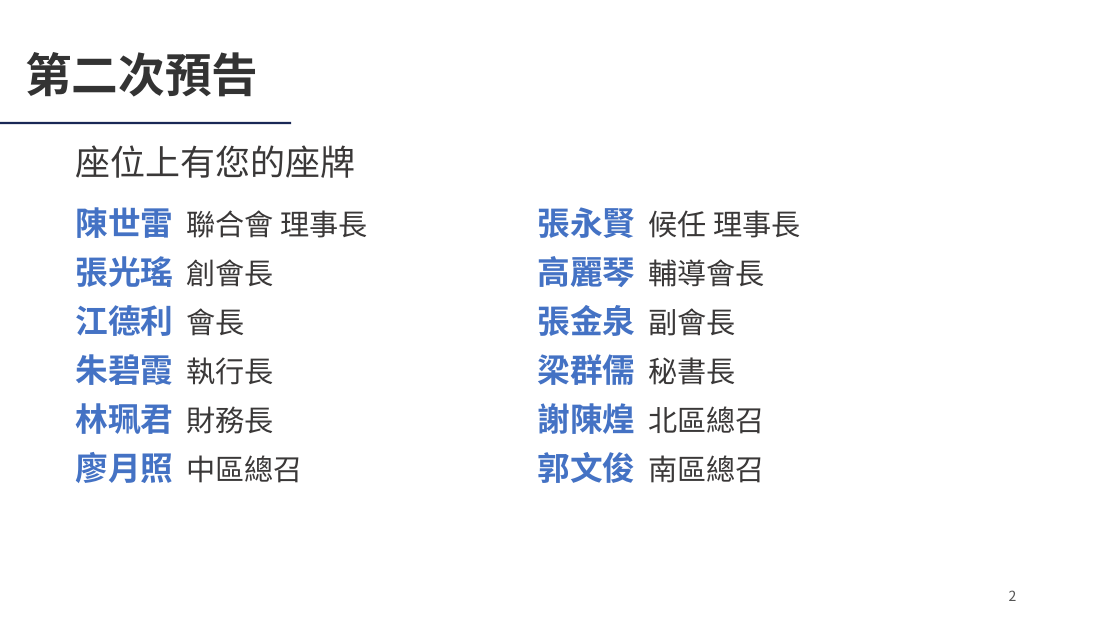
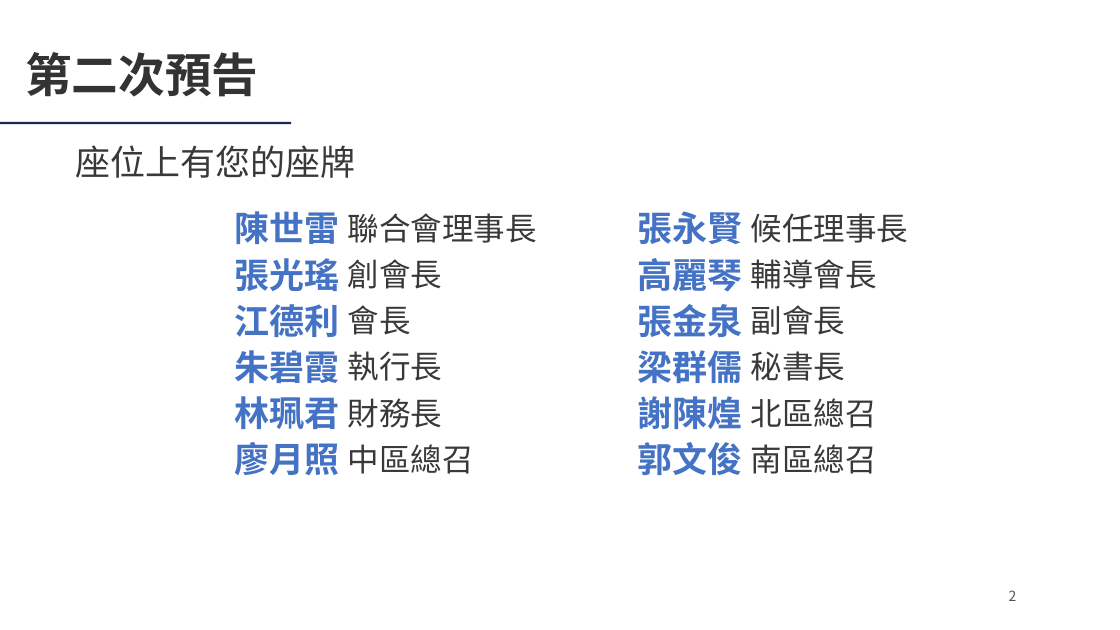
Before and after one commit to Ericliang680928/IAA, a slide deck: slide 2 of 20261204/agm/IAA會員大會簡報_20261204.pptx. Drawn at 1120x630 pixels with LibreOffice and Linux fonts; fonts in the diff are those of the drawing; background and template pictures are left out. Boxes give left, top, right and bottom in pixels: in the first picture for what was removed or moved away, otherwise in the second. Text is boxed around its words. In the diff, an @@ line names an element or a change of style, - is before the commit and + after.

```diff
--- a/20261204/agm/IAA會員大會簡報_20261204.pptx
+++ b/20261204/agm/IAA會員大會簡報_20261204.pptx
@@ text at bbox=[234, 211, 339, 244]: text changed; size 25 to 30 pt; text colour #3A3838 to #4472C4; bold on @@
-陳世雷 聯合會 理事長
+陳世雷
@@ text at bbox=[348, 213, 537, 243]: text changed; size 25 to 27 pt @@
-張永賢 候任 理事長
+聯合會理事長
@@ text added at bbox=[638, 211, 743, 244], 30 pt, text #4472C4, bold @@
+張永賢
@@ text added at bbox=[751, 213, 909, 243], 27 pt, text #3A3838 @@
+候任理事長
@@ text at bbox=[234, 258, 339, 291]: text changed; size 28 to 30 pt @@
-張光瑤 創會長
+張光瑤
@@ text at bbox=[348, 259, 443, 289]: text changed; size 28 to 27 pt; text colour #4472C4 to #3A3838; bold off @@
-張金泉 副會長
+創會長
@@ text added at bbox=[638, 258, 743, 292], 30 pt, text #4472C4, bold @@
+高麗琴
@@ text at bbox=[751, 259, 877, 289]: text changed; size 25 to 27 pt @@
-高麗琴 輔導會長
+輔導會長
@@ text at bbox=[234, 304, 339, 337]: text changed; size 28 to 30 pt @@
-江德利 會長
+江德利
@@ text added at bbox=[348, 305, 411, 335], 27 pt, text #3A3838 @@
+會長
@@ text added at bbox=[638, 304, 743, 337], 30 pt, text #4472C4, bold @@
+張金泉
@@ text added at bbox=[751, 305, 846, 335], 27 pt, text #3A3838 @@
+副會長
@@ text added at bbox=[234, 350, 339, 383], 30 pt, text #4472C4, bold @@
+朱碧霞
@@ text at bbox=[348, 351, 443, 381]: text changed; size 28 to 27 pt; text colour #4472C4 to #3A3838; bold off @@
-朱碧霞 執行長
+執行長
@@ text added at bbox=[638, 350, 743, 383], 30 pt, text #4472C4, bold @@
+梁群儒
@@ text at bbox=[751, 351, 846, 381]: text changed; size 28 to 27 pt; text colour #4472C4 to #3A3838; bold off @@
-梁群儒 秘書長
+秘書長
@@ text added at bbox=[234, 396, 339, 429], 30 pt, text #4472C4, bold @@
+林珮君
@@ text at bbox=[348, 398, 443, 428]: text changed; size 28 to 27 pt; text colour #4472C4 to #3A3838; bold off @@
-林珮君 財務長
+財務長
@@ text added at bbox=[638, 396, 743, 429], 30 pt, text #4472C4, bold @@
+謝陳煌
@@ text at bbox=[751, 398, 877, 428]: text changed; size 25 to 27 pt @@
-謝陳煌 北區總召
+北區總召
@@ text added at bbox=[234, 442, 339, 475], 30 pt, text #4472C4, bold @@
+廖月照
@@ text at bbox=[348, 444, 474, 474]: text changed; size 25 to 27 pt @@
-廖月照 中區總召
+中區總召
@@ text added at bbox=[638, 442, 743, 475], 30 pt, text #4472C4, bold @@
+郭文俊
@@ text at bbox=[751, 444, 877, 474]: text changed; size 25 to 27 pt @@
-郭文俊 南區總召
+南區總召
```
Also in this commit, not shown: 10 other slides changed, 1 slide added, 3 other files.
